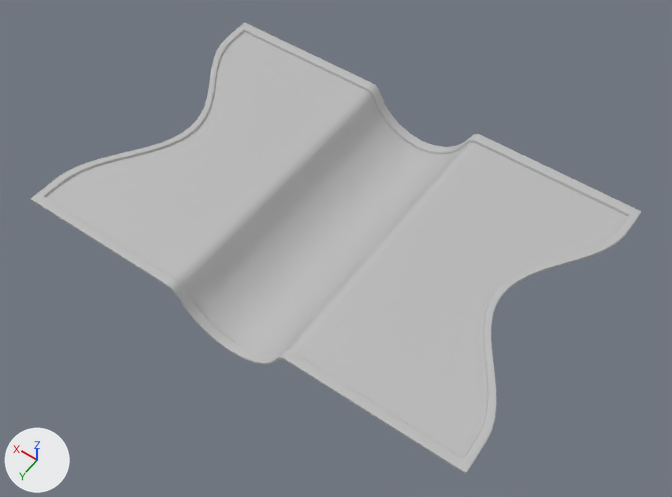
A saved change to the FBX model Assets/Models/arena.fbx.
The view is the same before and after, from a 50 mm camera at (-0.354, 0.393, 0.565) aimed at (-0.082, 0.013, -0.032). The lights are fixed; the arrows at lower left show +X, +Y and +Z. Where no turn or scale is listed for an object, it has been applied to the vertices.
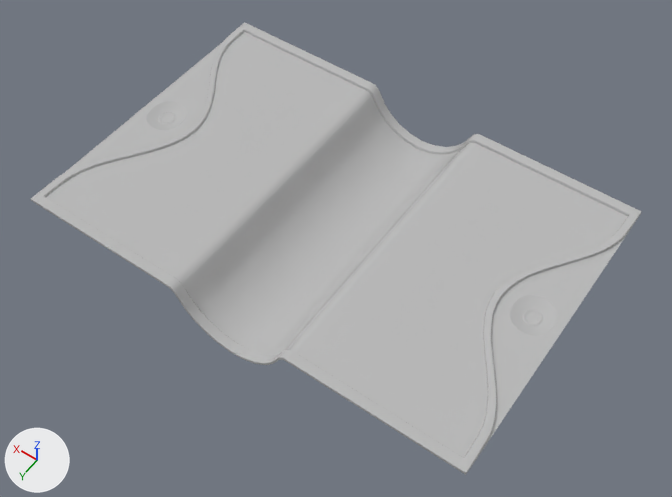
Where the newer file only moved an object's origin or applied its transform, the numbers keep the older frame.

Location of each change, [x1, y1, x2, y2] in pixels of the pictures (672 x 497 px):
part 1 of me_mesh, built on
    after: [66, 44, 221, 172]
part 2 of me_mesh, built on
    before: [491, 276, 528, 325]
    after: [470, 221, 636, 468]

Diff of the bpy script that builds the scene:
```diff
--- a/Assets/Models/arena.fbx.py
+++ b/Assets/Models/arena.fbx.py
@@ mat_arena_initialshadinggroup1 @@
+mat_arena_initialshadinggroup1 = principled_material('arena:initialShadingGroup1')
+mat_arena_initialshadinggroup1.base_color = (0.5, 0.5, 0.5)  # grey #bcbcbc
+mat_arena_initialshadinggroup1.roughness = 0.00965
@@ me_mesh @@
 # used by ob_pplane3; location = (-0.0714, 0.0, 0.0012)
-me_mesh.from_pydata(...)  # 2947 vertices, 2856 faces; spans x -0.201..0.201, y -0.136..0.136, z -0.041..0.001
-me_mesh.materials.append(mat_lambert1)  # grey #bcbcbc
+me_mesh.from_pydata(...)  # 3499 vertices, 3428 faces; spans x -0.202..0.202, y -0.136..0.136, z -0.041..0.001
+# me_mesh part 1: 2 vertices removed from x 0.155, y -0.018..0.018, z 0.001; 278 vertices added at x 0.152..0.202, y -0.127..0.127, z -0.005..0.001
+# me_mesh part 2: 2 vertices removed from x -0.155, y -0.018..0.018, z 0.001; 278 vertices added at x -0.202..-0.152, y -0.127..0.127, z -0.005..0.001
+me_mesh.materials.append(mat_arena_initialshadinggroup1)  # grey #bcbcbc
```
